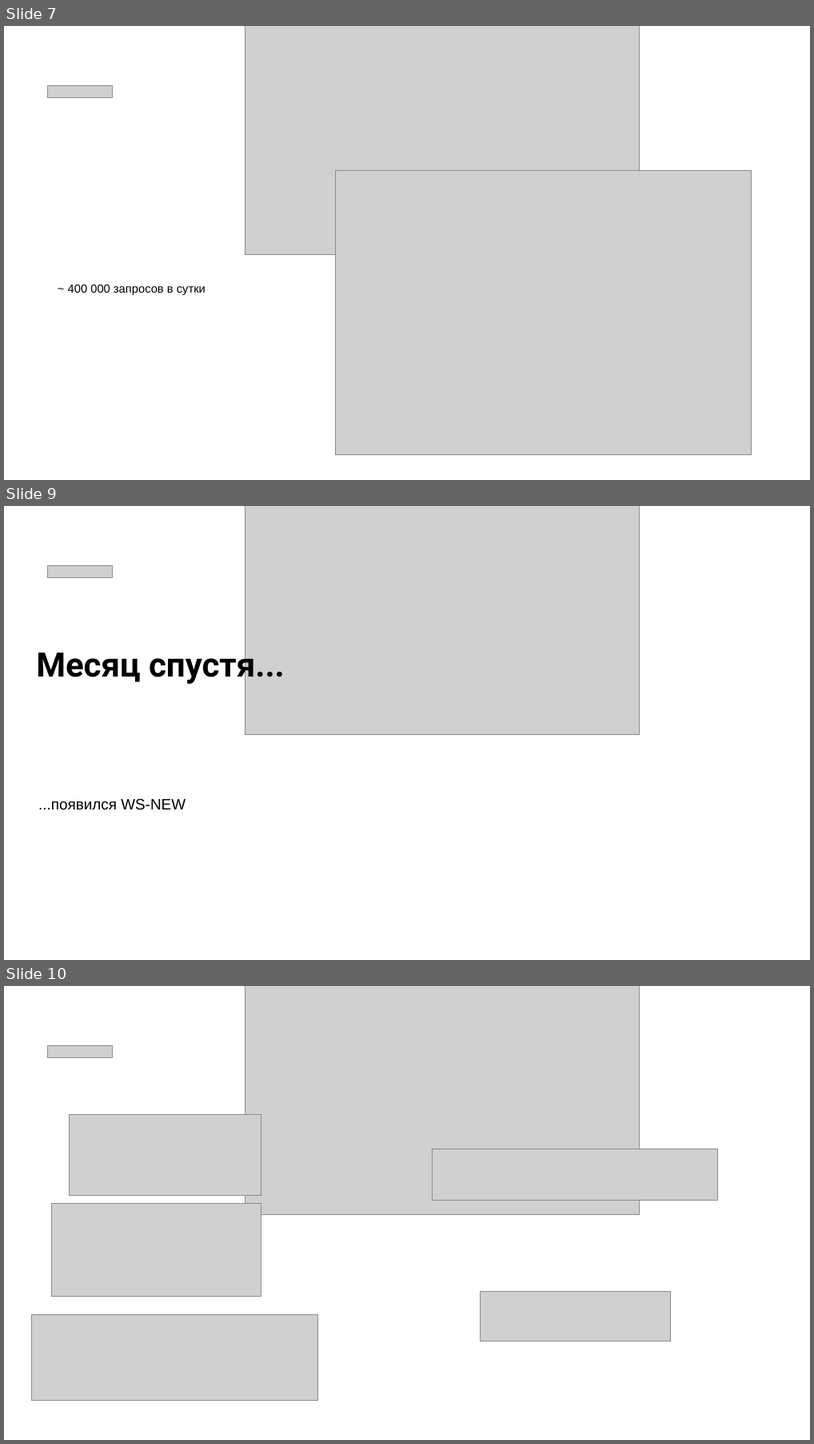
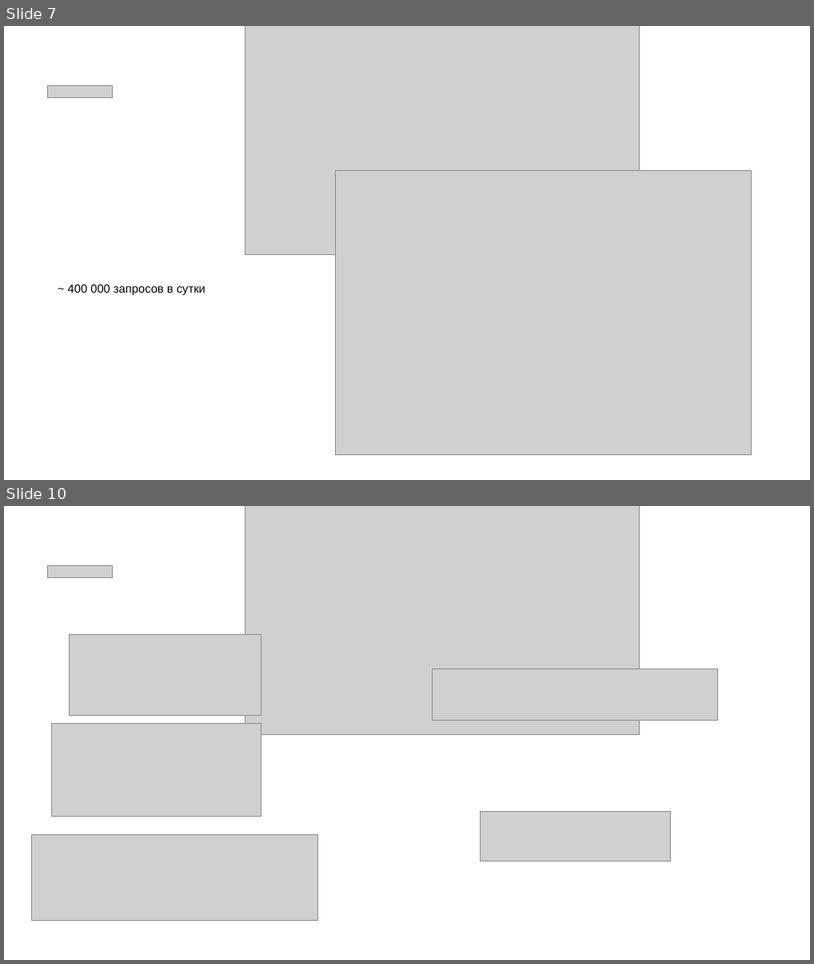
Before and after one commit to Serganbus/devfest, a slide deck: Презентация.pptx. Shown one above the other, each under a label of ours: slides 7, 9 and 10 before the commit, slides 7 and 10 after it; the slides between them are not shown. The pictures are 814x1444 and 814x964 pixels, drawn with LibreOffice and Linux fonts; fonts in the diff are those of the drawing; grey boxes stand for pictures. Boxes give left, top, right and bottom in pixels: in the first picture for what was removed or moved away, otherwise in the second. Text is boxed around its words. In the diff, an @@ line names an element or a change of style, - is before the commit and + after.

```diff
--- a/Презентация.pptx
+++ b/Презентация.pptx
@@ slide 9 removed at box(4, 506, 810, 960), background #FFFFFF @@
@@ picture removed at box(245, 506, 640, 735) @@
@@ picture removed at box(47, 565, 112, 578) @@
@@ text removed at box(36, 646, 285, 685) @@
-Месяц спустя...
@@ text removed at box(38, 798, 186, 810) @@
-...появился WS-NEW
```
Also in this commit, not shown: 2 slides changed, 4 slides added, 2 other files.
